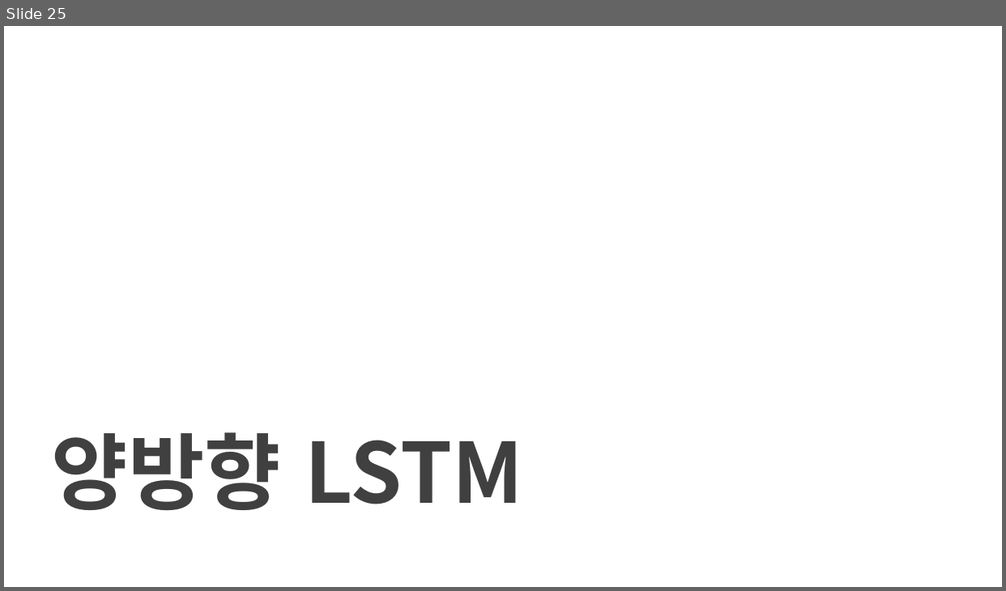
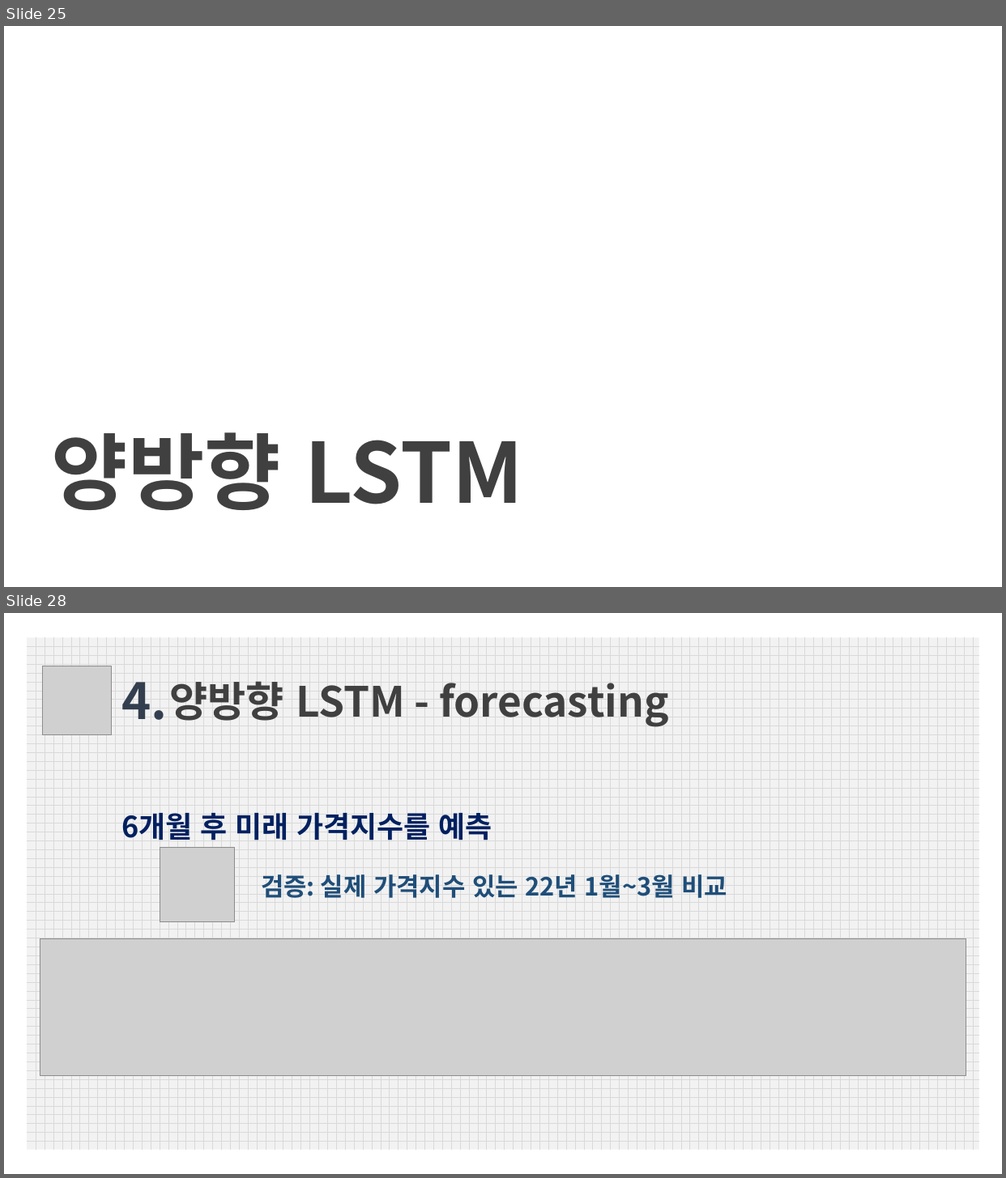
Before and after one commit to squirrelabbit/TIL, a slide deck: 퐈날프로젝트/경기도 부동산프로젝트.pptx. Shown one above the other, each under a label of ours: slide 25 before the commit, slides 25 and 28 after it; the slides between them are not shown. The pictures are 1006x591 and 1006x1178 pixels, drawn with LibreOffice and Linux fonts; fonts in the diff are those of the drawing; grey boxes stand for pictures; background and template pictures are left out. Boxes give left, top, right and bottom in pixels: in the first picture for what was removed or moved away, otherwise in the second. Text is boxed around its words. In the diff, an @@ line names an element or a change of style, - is before the commit and + after.

```diff
--- a/퐈날프로젝트/경기도 부동산프로젝트.pptx
+++ b/퐈날프로젝트/경기도 부동산프로젝트.pptx
@@ slide 28 added at box(4, 613, 1002, 1174), background #FFFFFF @@
@@ rectangle added at box(27, 637, 979, 1150), fill pattern #D9D9D9 on #F2F2F2 @@
@@ picture added at box(42, 666, 112, 735) @@
@@ text added at box(121, 682, 167, 720), 48 pt, text #333F50, bold @@
+4.
@@ text added at box(169, 681, 669, 727), 40 pt, text #404040, bold @@
+양방향 LSTM - forecasting
@@ text added at box(121, 812, 492, 841), 28 pt, text #002060, bold @@
+6개월 후 미래 가격지수를 예측
@@ picture added at box(160, 847, 235, 922) @@
@@ text added at box(261, 875, 727, 898), 24 pt, text #1F4E79, bold @@
+검증: 실제 가격지수 있는 22년 1월~3월 비교
@@ picture added at box(40, 939, 967, 1076) @@
```
Also in this commit, not shown: 17 slides changed, 4 other slides added, 7 slides removed, 14 other files.
